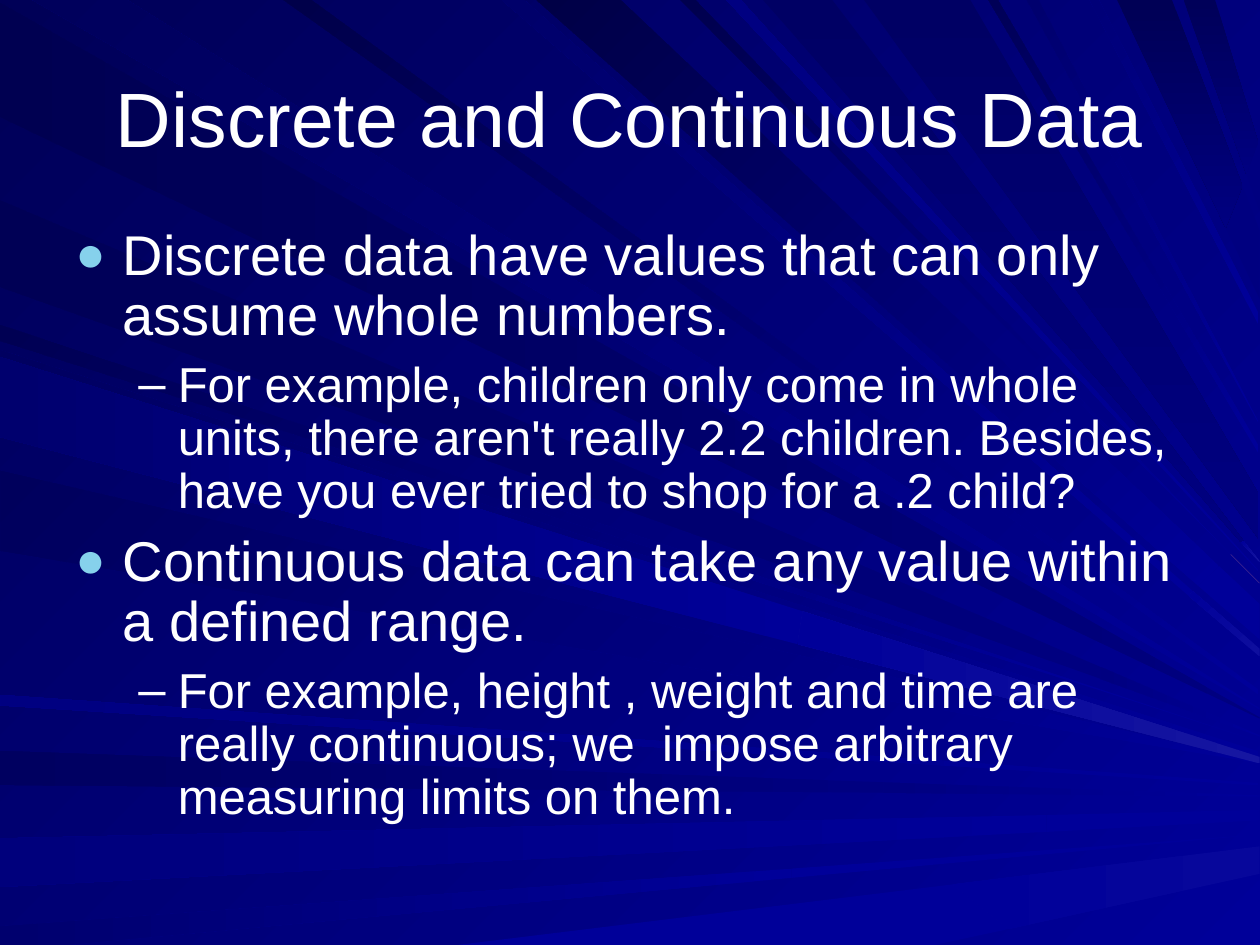
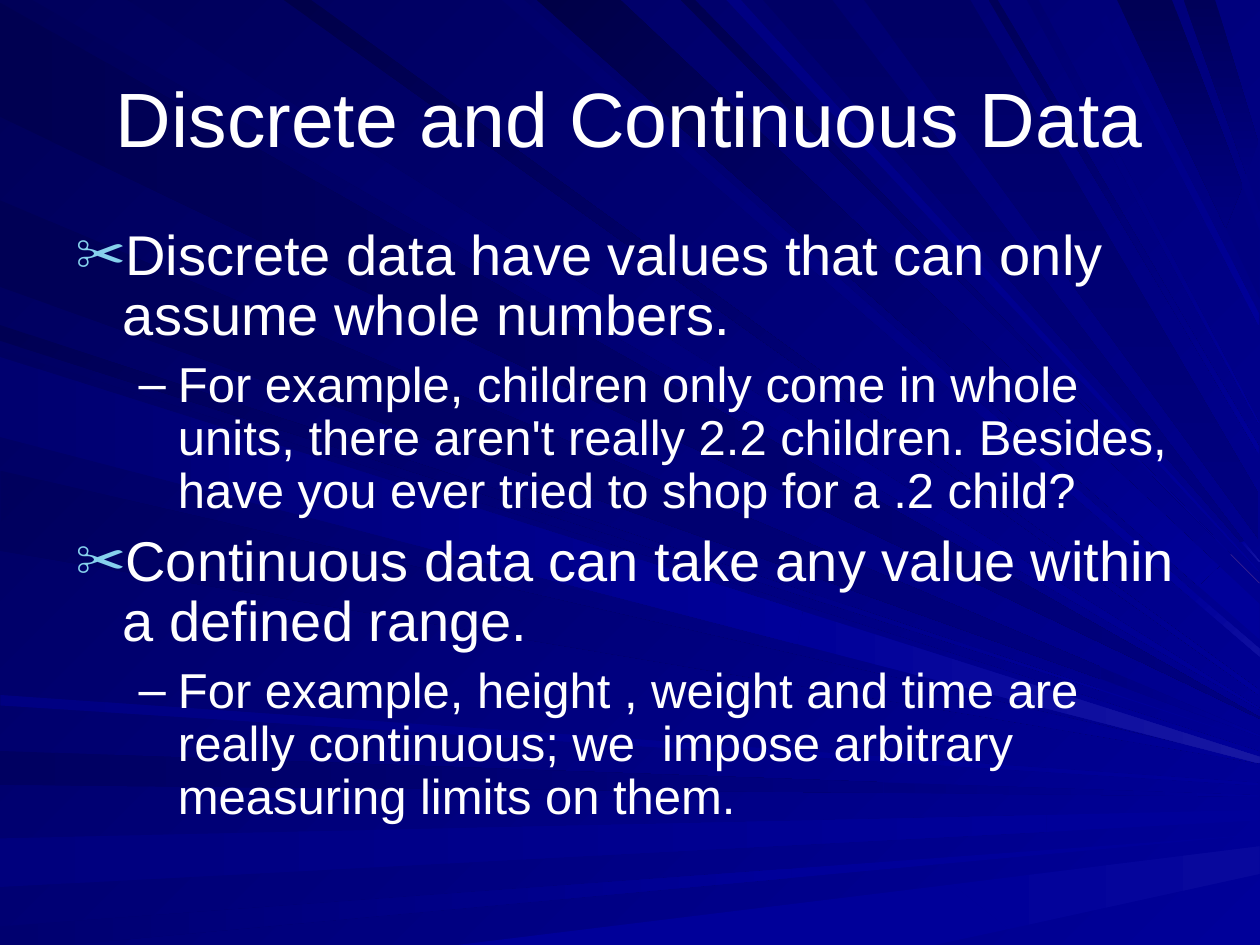
Before and after one commit to mloispro/ExportPreso, a slide deck: slide 14 of Presos/2_Approaches to research and Data concepts.ppt. Drawn at 1260x945 pixels with LibreOffice and Linux fonts; fonts in the diff are those of the drawing. Boxes give left, top, right and bottom in pixels: in the first picture for what was removed or moved away, otherwise in the second. Text is boxed around its words. In the diff, an @@ line names an element or a change of style, - is before the commit and + after.

```diff
--- a/Presos/2_Approaches to research and Data concepts.ppt
+++ b/Presos/2_Approaches to research and Data concepts.ppt
@@ background gradient #000099 to #000057 to gradient #000058 to #000099 @@
@@ freeform shape at [0,3,1260,718]: fill gradient #000080 to #000051 to gradient #000051 to #000080 @@
@@ freeform shape at [33,0,1260,709]: fill gradient #000099 to #00005C to gradient #00005D to #000099 @@
@@ freeform shape at [284,0,1259,696]: fill gradient #000099 to #00004A to gradient #00004A to #000099 @@
@@ freeform shape at [501,0,1192,596]: fill gradient #000099 to #00006A to gradient #00006B to #000099 @@
@@ freeform shape at [537,0,1218,586]: fill gradient #000099 to #000046 to gradient #000047 to #000099 @@
@@ freeform shape at [680,0,1230,554]: fill gradient #000099 to #00004E to gradient #00004F to #000099 @@
@@ freeform shape at [727,0,1259,572]: fill gradient #000099 to #000081 to gradient #000082 to #000099 @@
@@ freeform shape at [764,0,1245,543]: fill gradient #000064 to #000080 to gradient #000065 to #000080 @@
@@ freeform shape at [864,0,1259,539]: fill gradient #000064 to #000080 to gradient #000065 to #000080 @@
@@ freeform shape at [989,0,1259,454]: fill gradient #000099 to #000057 to gradient #000058 to #000099 @@
@@ freeform shape at [1027,0,1259,423]: fill gradient #000099 to #00006E to gradient #00006F to #000099 @@
@@ freeform shape at [1090,0,1259,325]: fill gradient #000099 to #000078 to gradient #000079 to #000099 @@
@@ freeform shape at [0,200,1100,679]: fill gradient #000080 to #000055 to gradient #000055 to #000080 @@
@@ text at [123,234,1174,652]: bullet ● to ✂ @@
@@ freeform shape at [0,325,1100,690]: fill gradient #000099 to #000053 to gradient #000053 to #000099 @@
@@ freeform shape at [0,350,1259,759]: fill gradient #000099 to #000060 to gradient #000061 to #000099 @@
@@ freeform shape at [0,357,803,644]: fill gradient #000099 to #00006E to gradient #00006F to #000099 @@
@@ freeform shape at [0,471,1259,764]: fill gradient #000099 to #00005C to gradient #00005D to #000099 @@
@@ freeform shape at [1198,566,1260,639]: outline redrawn @@
@@ freeform shape at [1189,591,1260,656]: fill gradient #0E0E9E to #000099 to gradient #000099 to #0F0F9F @@
@@ freeform shape at [798,611,1260,764]: fill gradient #1616A1 to #000099 to gradient #000099 to #1717A2 @@
@@ freeform shape at [1100,689,1259,742]: outline redrawn @@
@@ freeform shape at [1100,667,1259,736]: fill gradient #000099 to #000080 to gradient #000080 to #000099; outline redrawn @@
@@ freeform shape at [0,696,1259,786]: fill gradient #000099 to #000081 to gradient #000082 to #000099 @@
```
Also in this commit, not shown: 14 other slides changed, 8 other files.
